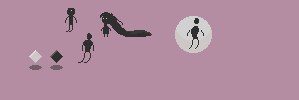
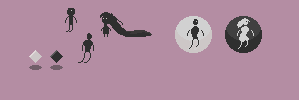
The second 299×100 image is a revision of the first. Changes to its layers:
added group "Woman" with 6 layers above "Man" over [225, 16, 262, 53]
added layer "hed" (1st of 2, in "Woman") in group "Woman" over [237, 18, 250, 28]
added layer "body" (1st of 2, in "Woman") in group "Woman" over [238, 26, 249, 49]
added layer "hands" (1st of 2, in "Woman") in group "Woman" over [237, 30, 254, 36]
added layer "Sphere" in group "Woman" over [225, 16, 262, 53]
renamed "Слой 17" to "hed", moved it above "hands", painted on it over [193, 18, 199, 25]
renamed "Слой 16" to "hands", painted on it over [188, 21, 203, 32]
renamed "Слой 12" to "body", painted on it over [189, 26, 198, 49]
